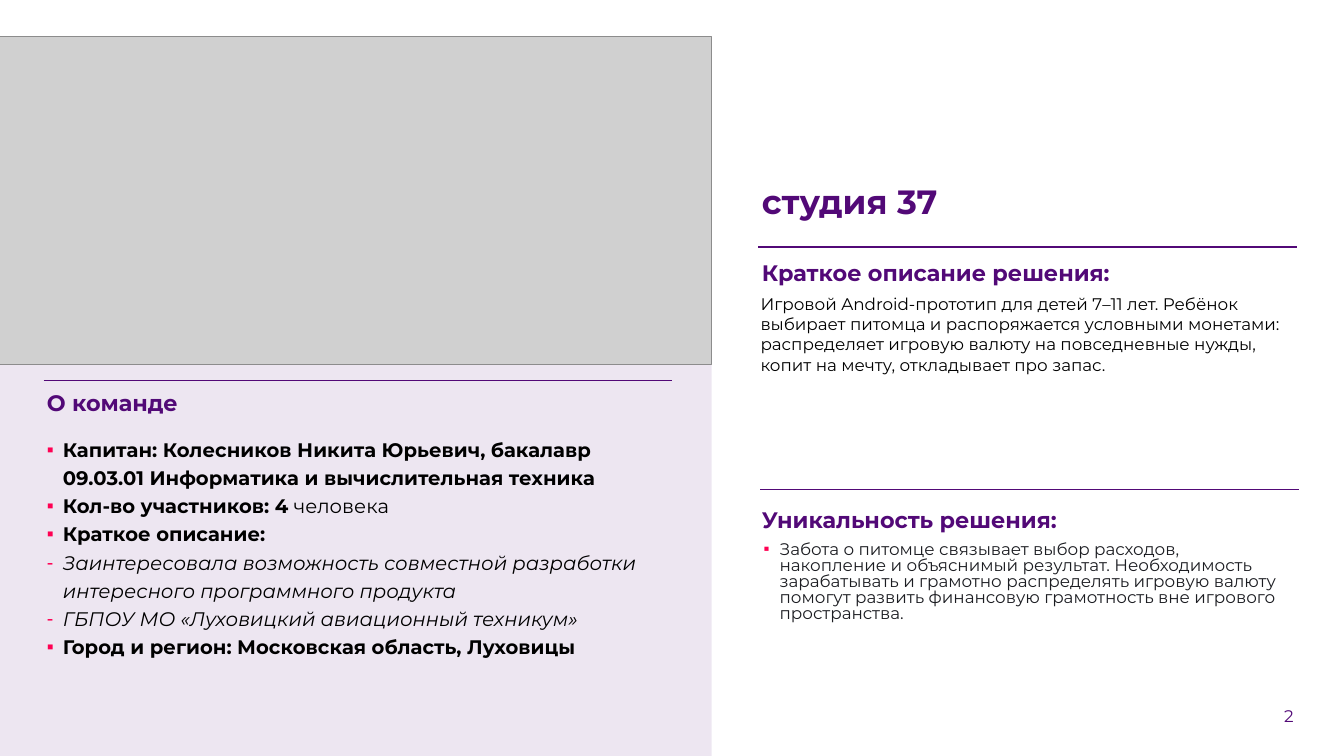
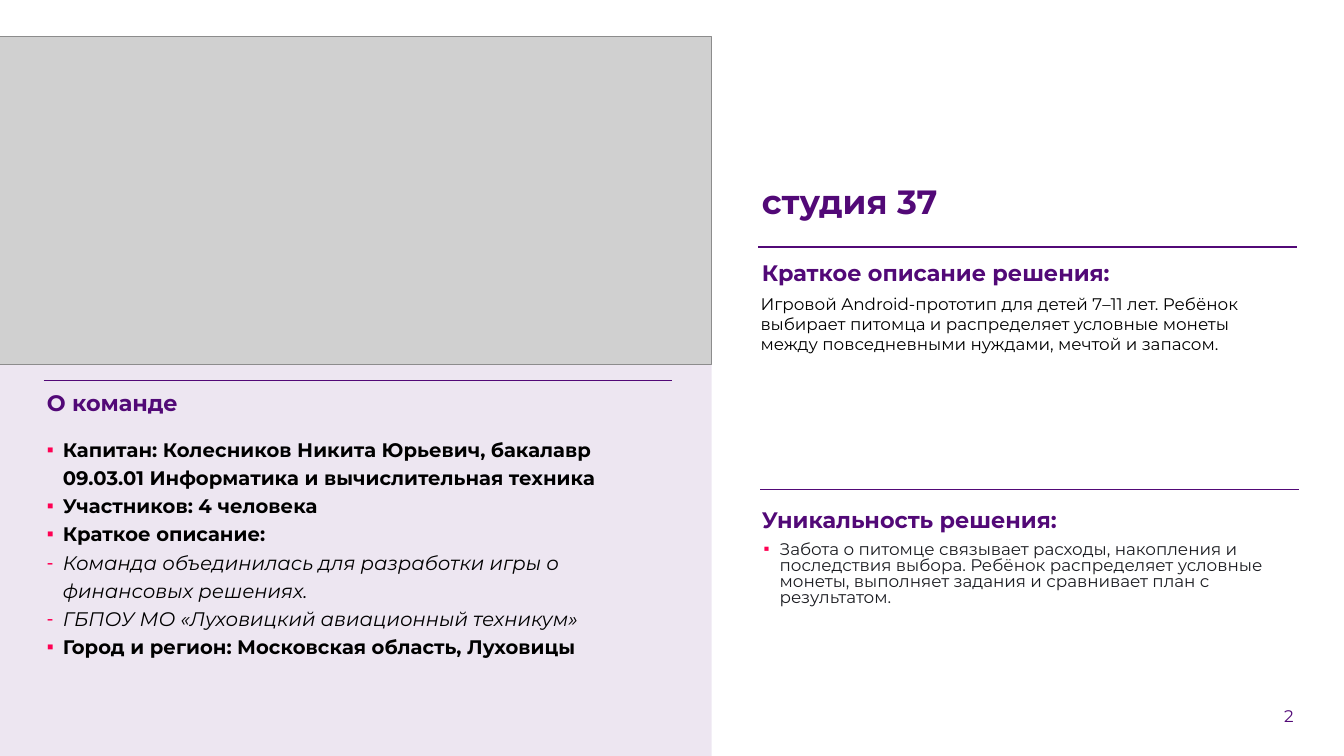
Before and after one commit to punkpsyh-hash/studio37-kopilych-lct2026, a slide deck: slide 2 of docs/submission-2026-09-29/studio37-lct2026-team-presentation.pptx. Drawn at 1344x756 pixels with LibreOffice and Linux fonts; fonts in the diff are those of the drawing; grey boxes stand for pictures; background and template pictures are left out. Boxes give left, top, right and bottom in pixels: in the first picture for what was removed or moved away, otherwise in the second. Text is boxed around its words. In the diff, an @@ line names an element or a change of style, - is before the commit and + after.

```diff
--- a/docs/submission-2026-09-29/studio37-lct2026-team-presentation.pptx
+++ b/docs/submission-2026-09-29/studio37-lct2026-team-presentation.pptx
@@ text at (x1=761, y1=297, x2=1238, y2=354): text changed @@
-Игровой Android-прототип для детей 7–11 лет. Ребёнок выбирает питомца и распоряжается условными монетами: распределяет игровую валюту на повседневные нужды, копит на мечту, откладывает про запас.
+Игровой Android-прототип для детей 7–11 лет. Ребёнок выбирает питомца и распределяет условные монеты между повседневными нуждами, мечтой и запасом.
@@ text at (x1=63, y1=499, x2=318, y2=514): text changed @@
-▪ Кол-во участников: 4 человека
+▪ Участников: 4 человека
@@ text at (x1=63, y1=555, x2=559, y2=602): text changed @@
-– Заинтересовала возможность совместной разработки интересного программного продукта
+– Команда объединилась для разработки игры о финансовых решениях.
@@ text at (x1=780, y1=542, x2=1263, y2=607): text changed @@
-▪ Забота о питомце связывает выбор расходов, накопление и объяснимый результат. Необходимость зарабатывать и грамотно распределять игровую валюту помогут развить финансовую грамотность вне игрового пространства.
+▪ Забота о питомце связывает расходы, накопления и последствия выбора. Ребёнок распределяет условные монеты, выполняет задания и сравнивает план с результатом.
```
Also in this commit, not shown: 2 other slides changed, 49 other files.
